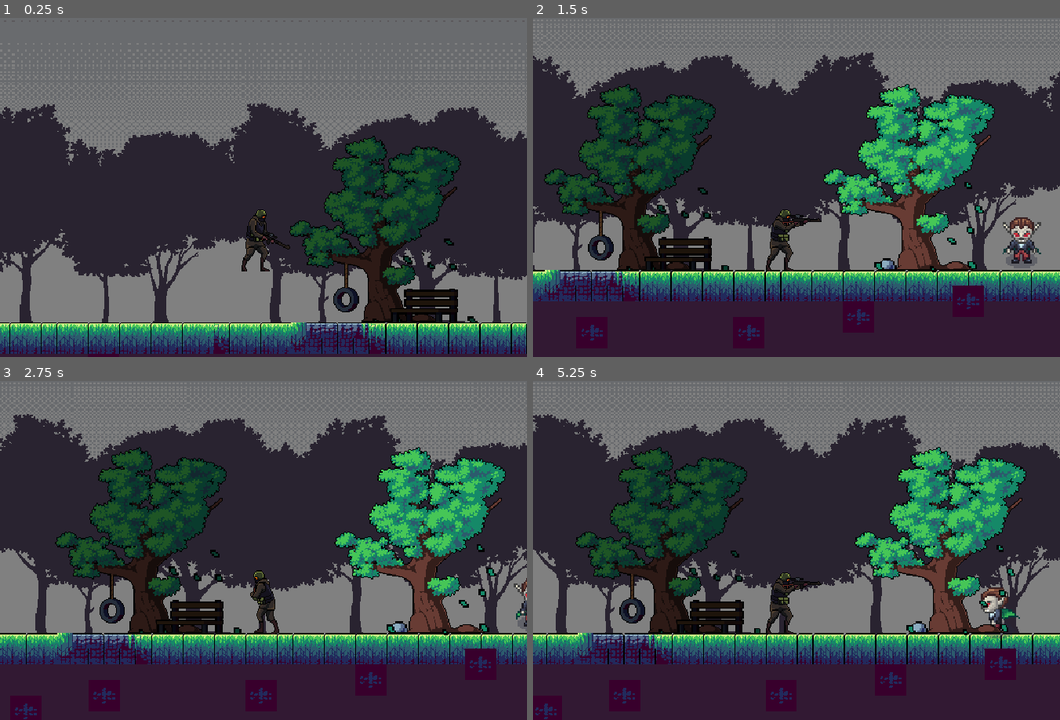
Above: before the commit, frames 1-4 (two rows, left to right).
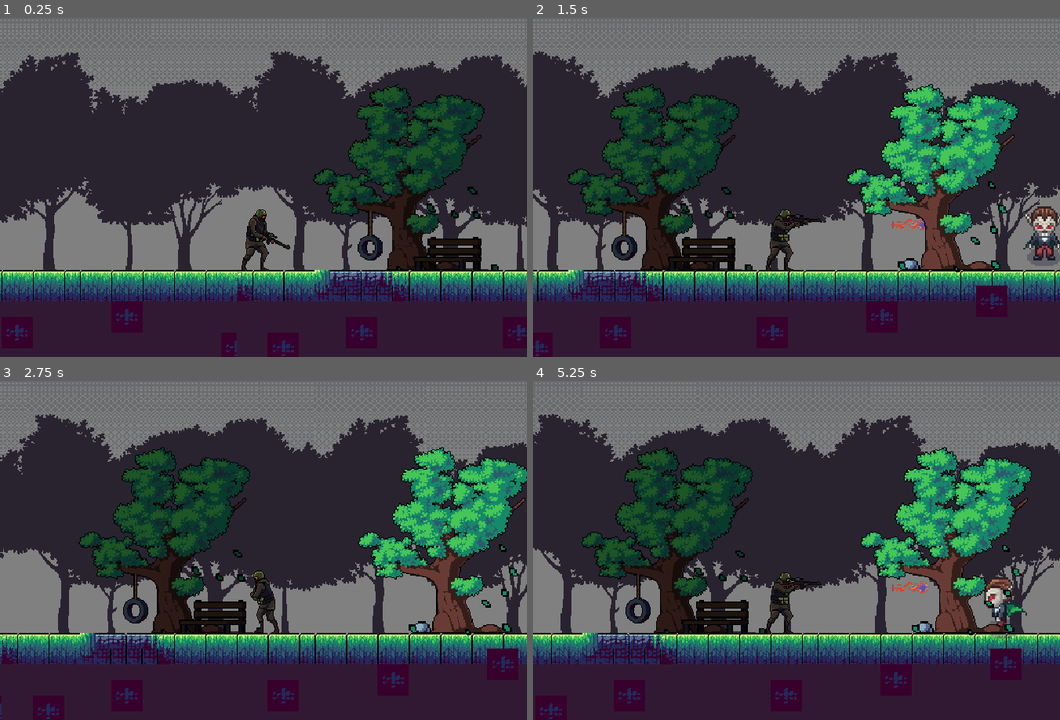
Above: after the commit, the same moments.

Repository: Elkhen-sketch/Shooter
Game: Godot game, scene res://Test _level/level.tscn
Same seed, same stepped clock (60 frames per second), same inputs: the game is played once before the commit and once after it. This scene is started directly instead of the project's main scene.
Inputs:
- Up to frame 1 (0.25 s): no input
- Up to frame 2 (1.5 s): hold D (move_right) from 0.53 s (still down); tap S (shoot) at 0.6, 1.35 s; tap Space (Jump) at 0.77 s
- Up to frame 3 (2.75 s): tap Space (Jump) at 1.52 s; release D (move_right) at 2.03 s; hold A (move_left) from 2.03 s (still down); tap S (shoot) at 2.1 s
- Up to frame 4 (5.25 s): release A (move_left) at 2.78 s; hold D (move_right) 2.78-4.28 s; tap S (shoot) every 0.75 s from 2.85 to 5.1 s; tap Space (Jump) at 3.02, 3.77, 4.52 s; hold A (move_left) 4.28-5.03 s; hold D (move_right) from 5.03 s (still down)

The runs differ from the first frame. In frame 1, 58% of the frame differs, in the area x 0-100%, y 0-100%; in frame 2, 34%; in frame 3, 33%; in frame 4, 20%.

Commit message:
fixed and joined bullet script with player controller

Diff:
--- a/Enemies/enemyvam.gd
+++ b/Enemies/enemyvam.gd
@@ -78,3 +78,8 @@
 
 func _on_timer_timeout() -> void:
 	can_walk = true
+
+
+
+func _on_hurtbox_area_entered(area: Area2D) -> void:
+	print ("Hurt box area entered")
--- a/Enemies/enemyvam.tscn
+++ b/Enemies/enemyvam.tscn
@@ -93,14 +93,17 @@
 }]
 
 [sub_resource type="CircleShape2D" id="CircleShape2D_dlolj"]
-radius = 28.1603
+radius = 32.0156
+
+[sub_resource type="CircleShape2D" id="CircleShape2D_8s8kp"]
+radius = 37.054
 
 [node name="Enemyvam" type="CharacterBody2D"]
 script = ExtResource("1_8s8kp")
 
 [node name="AnimatedSprite2D" type="AnimatedSprite2D" parent="."]
-position = Vector2(4, -18)
-scale = Vector2(1.88281, 1.80466)
+position = Vector2(3.5, -27.3324)
+scale = Vector2(2.07813, 2.12647)
 sprite_frames = SubResource("SpriteFrames_8vjxe")
 animation = &"walk_vam"
 autoplay = "Idle_vam"
@@ -108,11 +111,21 @@
 frame_progress = 0.813689
 
 [node name="CollisionShape2D" type="CollisionShape2D" parent="."]
-position = Vector2(0, -19)
+position = Vector2(-2, -26)
 shape = SubResource("CircleShape2D_dlolj")
 
 [node name="Timer" type="Timer" parent="."]
 wait_time = 3.0
 autostart = true
 
+[node name="Hurtbox" type="Area2D" parent="."]
+collision_layer = 5
+collision_mask = 2
+
+[node name="CollisionShape2D" type="CollisionShape2D" parent="Hurtbox"]
+position = Vector2(-1, -27)
+shape = SubResource("CircleShape2D_8s8kp")
+debug_color = Color(0.886177, 0.305028, 0.340899, 0.42)
+
 [connection signal="timeout" from="Timer" to="." method="_on_timer_timeout"]
+[connection signal="area_entered" from="Hurtbox" to="." method="_on_hurtbox_area_entered"]
--- a/Player/player.gd
+++ b/Player/player.gd
@@ -1,6 +1,10 @@
 extends CharacterBody2D
 
+var bullet = preload("res://bullet.tscn")
+
 @onready var animated_sprite_2d: AnimatedSprite2D = $AnimatedSprite2D
+@onready var muzzle: Marker2D = $Muzzle
+var muzzle_offset := Vector2.ZERO
 
 const GRAVITY = 1000
 const SPEED = 300
@@ -10,13 +14,17 @@
 enum State { Idle, Run, Jump, Shoot }
 
 var current_state : State
+var muzzle_position
 var shoot_timer := 0.0
 
 func _ready():
 	current_state = State.Idle
+	muzzle_offset = muzzle.position
+
 
 func _physics_process(delta):
 	player_shooting(delta)
+	player_muzzle_position()
 
 
 	if shoot_timer <= 0:
@@ -64,13 +72,27 @@
 
 func player_shooting(delta):
 	if Input.is_action_just_pressed("shoot") and is_on_floor():
+		var bullet_instance = bullet.instantiate() as Node2D
+
+		var shoot_direction = -1 if animated_sprite_2d.flip_h else 1
+		bullet_instance.direction = shoot_direction
+
+		bullet_instance.global_position = muzzle.global_position
+		get_parent().add_child(bullet_instance)
+
 		current_state = State.Shoot
 		shoot_timer = 0.3
+
+func player_muzzle_position():
+	if animated_sprite_2d.flip_h:
+		muzzle.position.x = -muzzle_offset.x
+	else:
+		muzzle.position.x = muzzle_offset.x
 
 func player_animations():
 	if current_state == State.Idle:
 		animated_sprite_2d.play("Idle")
-	elif current_state == State.Run and animated_sprite_2d.animation != "Run":
+	elif current_state == State.Run and animated_sprite_2d.animation != "Shot1":
 		animated_sprite_2d.play("Run")
 	elif current_state == State.Jump:
 		animated_sprite_2d.play("Jump")
--- a/Player/player.tscn
+++ b/Player/player.tscn
@@ -255,6 +255,7 @@
 height = 66.0
 
 [node name="Player" type="CharacterBody2D"]
+position = Vector2(9, 22)
 collision_layer = 2
 script = ExtResource("1_gwnis")
 
@@ -263,8 +264,12 @@
 sprite_frames = SubResource("SpriteFrames_00tjw")
 animation = &"Shot1"
 autoplay = "Idle"
-frame_progress = 0.211069
+frame = 2
+frame_progress = 0.214864
 
 [node name="CollisionShape2D" type="CollisionShape2D" parent="."]
 position = Vector2(1, -56)
 shape = SubResource("CapsuleShape2D_gpjlu")
+
+[node name="Muzzle" type="Marker2D" parent="."]
+position = Vector2(34, -23)
--- a/Test _level/level.tscn
+++ b/Test _level/level.tscn
@@ -886,13 +886,15 @@
 
 [node name="Player" parent="TileMap" index="2"]
 z_index = 1
-
-[node name="Camera2D" parent="TileMap/Player" index="2"]
+position = Vector2(12, 6)
+
+[node name="Camera2D" parent="TileMap/Player" index="3"]
 position = Vector2(0, -107)
 
 [node name="Enemyvam" parent="." index="3" node_paths=PackedStringArray("patrol_points") instance=ExtResource("2_k76ep")]
 position = Vector2(547, -34)
 patrol_points = NodePath("PatrolPoints")
+wait_time = 0
 
 [node name="PatrolPoints" type="Node2D" parent="Enemyvam" index="2"]
 
@@ -905,6 +907,7 @@
 [node name="Enemyvam3" parent="." index="4" node_paths=PackedStringArray("patrol_points") instance=ExtResource("2_k76ep")]
 position = Vector2(1942, -25)
 patrol_points = NodePath("PatrolPoints")
+wait_time = 1
 
 [node name="PatrolPoints" type="Node2D" parent="Enemyvam3" index="2"]
 
--- /dev/null
+++ b/bullet.gd
@@ -0,0 +1,24 @@
+extends Node2D
+
+@onready var sprite = $Sprite2D
+
+var speed := 800
+var direction := 1
+
+func _ready():
+	if sprite:
+		sprite.flip_h = direction < 0
+	else:
+		print("shot")
+
+func _physics_process(delta):
+	position.x += direction * speed * delta
+
+
+func _on_hitbox_area_entered(area: Area2D) -> void:
+	print("bullet area entered")
+
+
+
+func _on_hitbox_body_entered(body: Node2D) -> void:
+	print ("bullet body entered")
--- a/bullet.tscn
+++ b/bullet.tscn
@@ -1,6 +1,7 @@
-[gd_scene load_steps=5 format=3 uid="uid://bio0ua04b2gcp"]
+[gd_scene load_steps=7 format=3 uid="uid://bio0ua04b2gcp"]
 
 [ext_resource type="Texture2D" uid="uid://df7eqymqwmbcn" path="res://Player/_anim.png" id="1_v7oki"]
+[ext_resource type="Script" uid="uid://f2fcb231b8fw" path="res://bullet.gd" id="2_v8qja"]
 
 [sub_resource type="AtlasTexture" id="AtlasTexture_v8qja"]
 atlas = ExtResource("1_v7oki")
@@ -29,8 +30,31 @@
 "speed": 11.0
 }]
 
+[sub_resource type="CircleShape2D" id="CircleShape2D_v8qja"]
+radius = 40.5577
+
 [node name="Bullet" type="AnimatedSprite2D"]
+position = Vector2(34, 8)
+scale = Vector2(0.468468, 0.516667)
 sprite_frames = SubResource("SpriteFrames_2b2rl")
 animation = &"shot"
 frame = 1
 frame_progress = 0.917921
+script = ExtResource("2_v8qja")
+
+[node name="Timer" type="Timer" parent="."]
+wait_time = 5.0
+one_shot = true
+autostart = true
+
+[node name="Hitbox" type="Area2D" parent="."]
+collision_layer = 2
+collision_mask = 5
+
+[node name="CollisionShape2D" type="CollisionShape2D" parent="Hitbox"]
+position = Vector2(-7.62939e-06, 0)
+shape = SubResource("CircleShape2D_v8qja")
+
+[connection signal="timeout" from="Timer" to="." method="_on_timer_timeout"]
+[connection signal="area_entered" from="Hitbox" to="." method="_on_hitbox_area_entered"]
+[connection signal="body_entered" from="Hitbox" to="." method="_on_hitbox_body_entered"]
--- a/project.godot
+++ b/project.godot
@@ -53,6 +53,7 @@
 2d_render/layer_3="tree"
 2d_physics/layer_1="ground"
 2d_physics/layer_2="player"
+2d_physics/layer_3="enemy"
 
 [rendering]
 
Not shown: 1 places in Enemies/enemyvam.tscn that only renumber resources
Not shown, added: bullet.gd.uid
